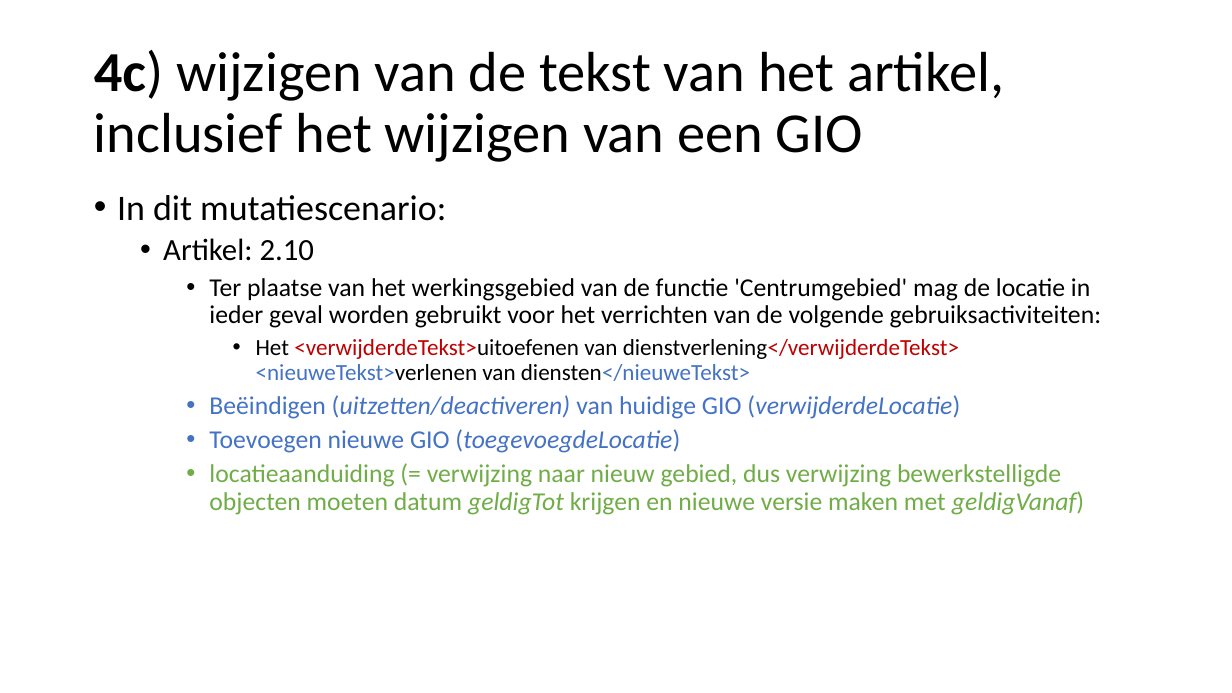
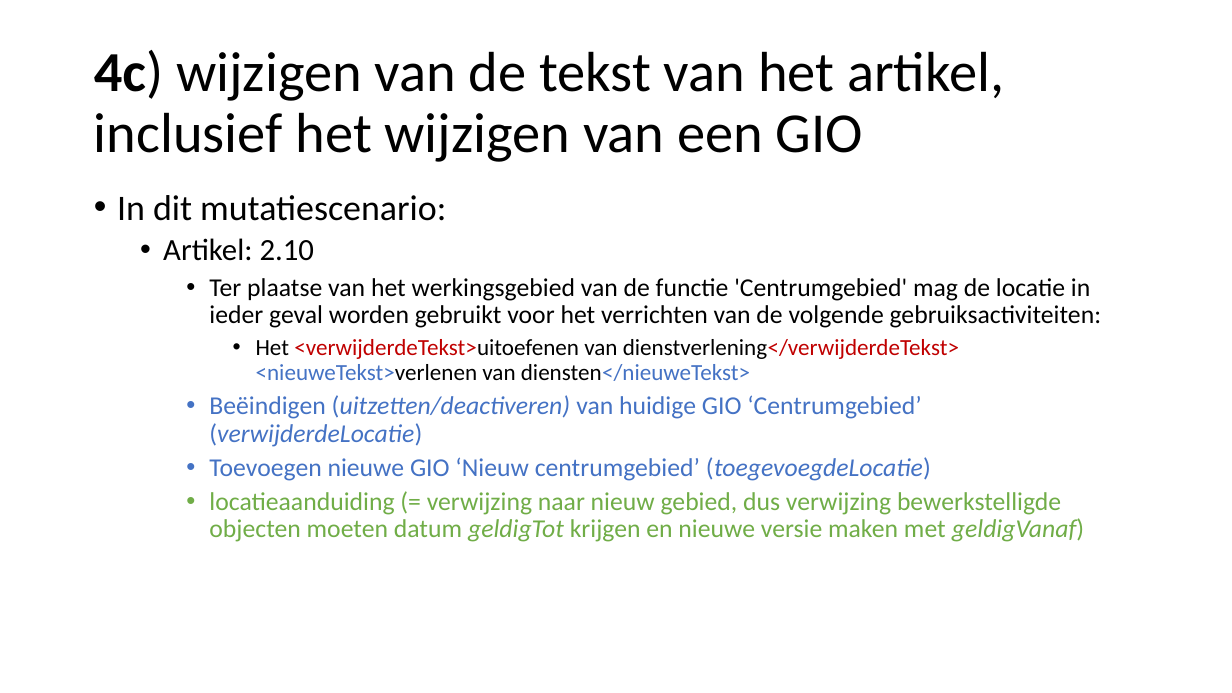
Before and after one commit to Geonovum/xml_omgevingsplan_gemeentestad, a slide deck: slide 18 of Submutatiescenario_s.pptx. Drawn at 1232x693 pixels with LibreOffice and Linux fonts; fonts in the diff are those of the drawing. Boxes give left, top, right and bottom in pixels: in the first picture for what was removed or moved away, otherwise in the second. Text is boxed around its words. In the diff, an @@ line names an element or a change of style, - is before the commit and + after.

Commit message:
Mutatie 4c verder ingevuld

```diff
--- a/Submutatiescenario_s.pptx
+++ b/Submutatiescenario_s.pptx
@@ text at <box>209,395,931,481</box>: text changed; italic off @@
-    • Beëindigen (uitzetten/deactiveren) van huidige GIO (verwijderdeLocatie)
-    • Toevoegen nieuwe GIO (toegevoegdeLocatie)
+    • Beëindigen (uitzetten/deactiveren) van huidige GIO ‘Centrumgebied’ (verwijderdeLocatie)
+    • Toevoegen nieuwe GIO ‘Nieuw centrumgebied’ (toegevoegdeLocatie)
```
